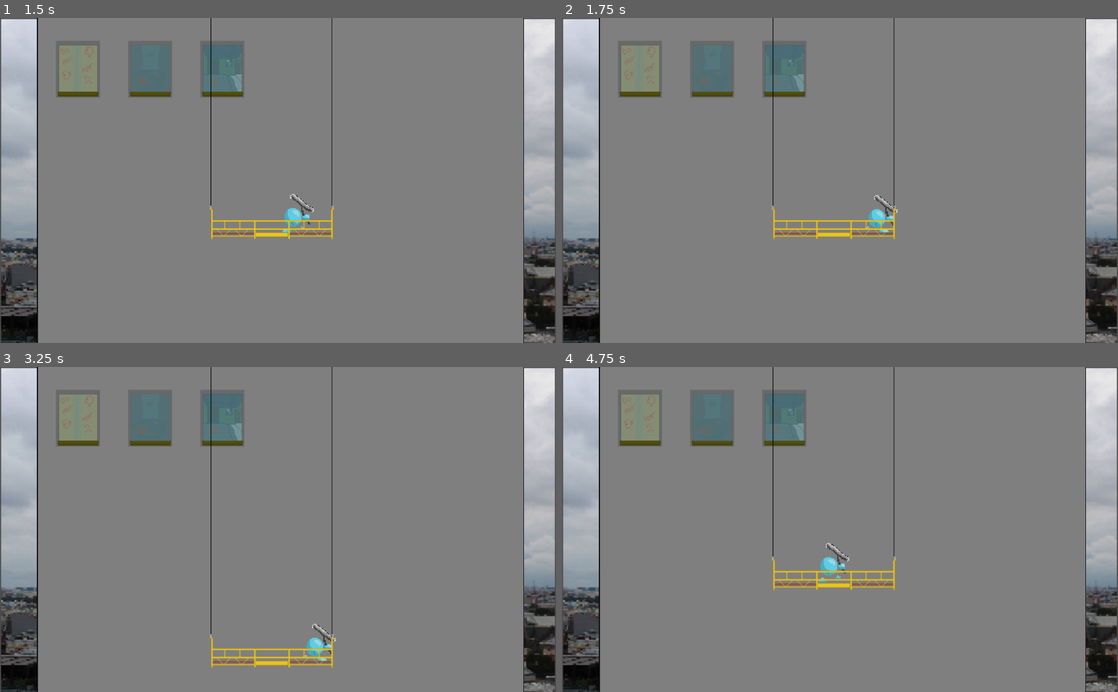
Above: before the commit, frames 1-4 (two rows, left to right).
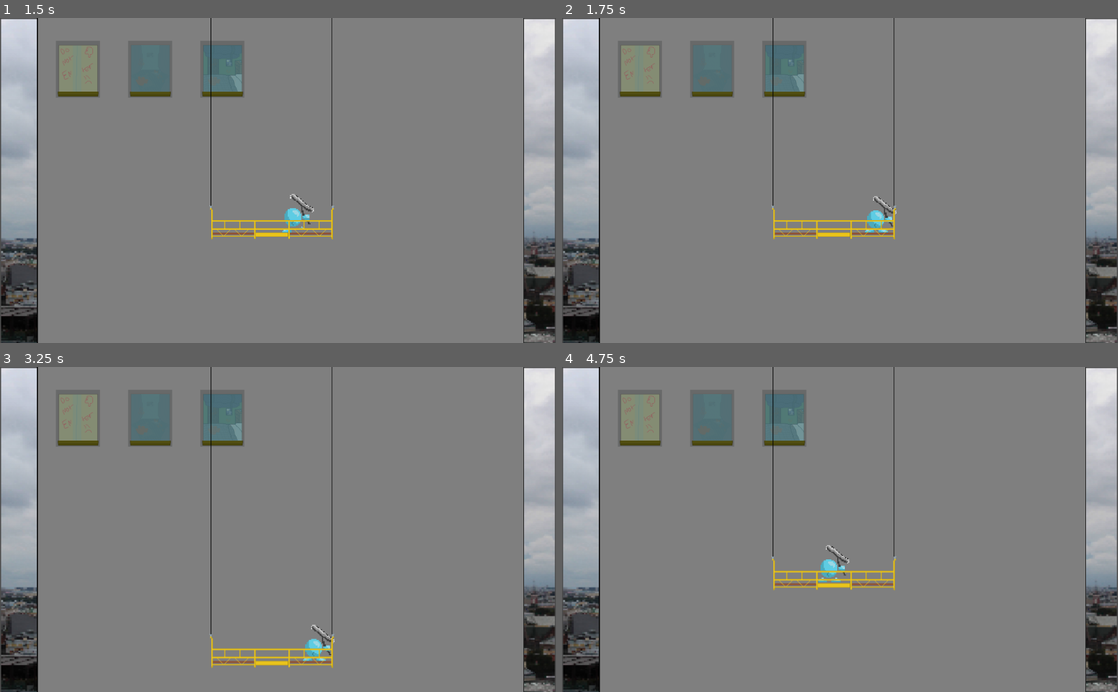
Above: after the commit, the same moments.

Repository: mbowerman828/Game-Jam-1
Game: Godot game, scene res://Scenes/Start Menu.tscn
Same seed, same stepped clock (60 frames per second), same inputs: the game is played once before the commit and once after it. Sound files missing from this copy of the repository are replaced by a short silence.
Inputs (mouse positions are in pixels of both pictures, inside the frame that each line leads up to):
- Up to frame 1 (1.5 s): click (272, 226) at 0.5 s; tap Enter at 1.25 s; hold D (Move_Character_Right) from 1.28 s (still down); tap Space (Wipe) at 1.35 s
- Up to frame 2 (1.75 s): keep holding D (Move_Character_Right)
- Up to frame 3 (3.25 s): release D (Move_Character_Right) at 2.03 s; hold Down (Move_Lift_Down) 2.03-2.78 s; tap Space (Wipe) at 2.1, 2.85 s; hold D (Move_Character_Right) from 2.78 s (still down)
- Up to frame 4 (4.75 s): release D (Move_Character_Right) at 3.53 s; hold Up (Move_Lift_Up) 3.53-4.28 s; tap Space (Wipe) at 3.6, 4.35 s; hold A (Move_Character_Left) from 4.28 s (still down)

Frame 1 is identical in both runs. In frame 2, 0.2% of the frame differs, in the area x 54-61%, y 54-67%; in frame 3, 0.2%; in frame 4, 0.2%, in the area x 46-52%, y 54-67%.

Commit message:
Still trying to do footsteps

Diff:
--- a/Scenes/Player.tscn
+++ b/Scenes/Player.tscn
@@ -1,6 +1,6 @@
-[gd_scene load_steps=25 format=2]
+[gd_scene load_steps=24 format=2]
 
-[ext_resource path="res://Sounds/Footstep.wav" type="AudioStream" id=1]
+[ext_resource path="res://Sounds/Footstep1.wav" type="AudioStream" id=1]
 [ext_resource path="res://Scripts/Player.gd" type="Script" id=2]
 [ext_resource path="res://Visuals/Character Sprite Sheet.png" type="Texture" id=3]
 
@@ -22,10 +22,6 @@
 [sub_resource type="AtlasTexture" id=16]
 atlas = ExtResource( 3 )
 region = Rect2( 320, 0, 64, 64 )
-
-[sub_resource type="AtlasTexture" id=17]
-atlas = ExtResource( 3 )
-region = Rect2( 0, 0, 64, 64 )
 
 [sub_resource type="AtlasTexture" id=12]
 atlas = ExtResource( 3 )
@@ -86,15 +82,15 @@
 "name": "Idle",
 "speed": 5.0
 }, {
-"frames": [ SubResource( 14 ), SubResource( 15 ), SubResource( 16 ), SubResource( 17 ) ],
+"frames": [ SubResource( 14 ), SubResource( 15 ), SubResource( 16 ), SubResource( 15 ) ],
 "loop": true,
 "name": "WalkingLeft",
-"speed": 5.0
+"speed": 4.0
 }, {
 "frames": [ SubResource( 12 ), SubResource( 7 ), SubResource( 6 ), SubResource( 18 ) ],
 "loop": true,
 "name": "WalkingRight",
-"speed": 5.0
+"speed": 4.0
 }, {
 "frames": [ SubResource( 8 ), SubResource( 9 ), SubResource( 10 ), SubResource( 11 ), SubResource( 20 ), SubResource( 21 ), SubResource( 22 ), SubResource( 23 ), SubResource( 24 ) ],
 "loop": false,
@@ -131,5 +127,10 @@
 position = Vector2( 0, -6 )
 scale = Vector2( 2.0625, 2 )
 stream = ExtResource( 1 )
+volume_db = -5.0
+bus = "Footsteps"
+
+[node name="Timer" type="Timer" parent="."]
+one_shot = true
 
 [connection signal="animation_finished" from="AnimatedSprite" to="." method="_on_AnimatedSprite_animation_finished"]
--- a/Scripts/Player.gd
+++ b/Scripts/Player.gd
@@ -29,6 +29,8 @@
 
 func _ready():
 	$AnimatedSprite.play("Idle")
+	$Timer.start(.75)
+
 
 func _getInput():
 
@@ -66,6 +68,9 @@
 		# Add player specific left-right movement to allow player to move relative to the lift
 
 		if Input.is_action_pressed("Move_Character_Right"):
+			if $Timer.time_left <= 0:
+				$Timer.start(.5)
+				$Footsteps.play()
 			$AnimatedSprite.play("WalkingRight")
 			if relativePos < maxRelativePos:
 				velocity.x += speed
@@ -73,6 +78,9 @@
 
 
 		if Input.is_action_pressed("Move_Character_Left"):
+			if $Timer.time_left <= 0:
+				$Timer.start(.5)
+				$Footsteps.play()
 			$AnimatedSprite.play("WalkingLeft")
 			if relativePos > (maxRelativePos * -1):
 				velocity.x -= speed
--- a/default_bus_layout.tres
+++ b/default_bus_layout.tres
@@ -9,12 +9,15 @@
 [sub_resource type="AudioEffectPanner" id=6]
 resource_name = "Panner"
 
+[sub_resource type="AudioEffectChorus" id=7]
+resource_name = "Chorus"
+
 [resource]
 bus/1/name = "In Game Theme"
 bus/1/solo = false
 bus/1/mute = false
 bus/1/bypass_fx = false
-bus/1/volume_db = 0.0
+bus/1/volume_db = -3.6179
 bus/1/send = "Master"
 bus/1/effect/0/effect = SubResource( 4 )
 bus/1/effect/0/enabled = true
@@ -22,3 +25,11 @@
 bus/1/effect/1/enabled = true
 bus/1/effect/2/effect = SubResource( 6 )
 bus/1/effect/2/enabled = true
+bus/2/name = "Footsteps"
+bus/2/solo = false
+bus/2/mute = false
+bus/2/bypass_fx = false
+bus/2/volume_db = -14.2433
+bus/2/send = "Master"
+bus/2/effect/0/effect = SubResource( 7 )
+bus/2/effect/0/enabled = true
Not shown, added: Sounds/Footstep1.wav.import
Not shown: 1 places in default_bus_layout.tres that only renumber resources
Not shown, added: Sounds/Footstep1.wav
